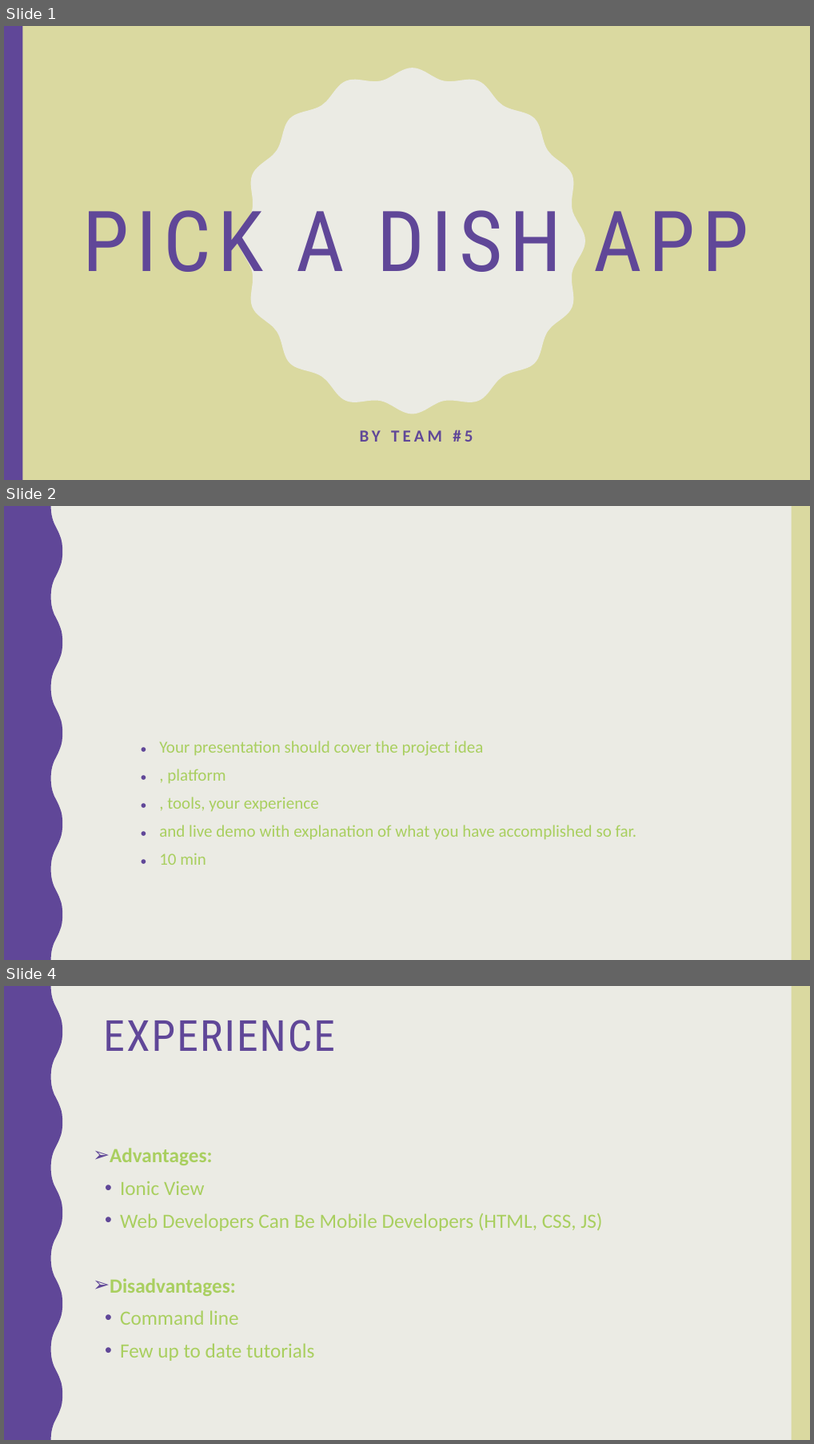
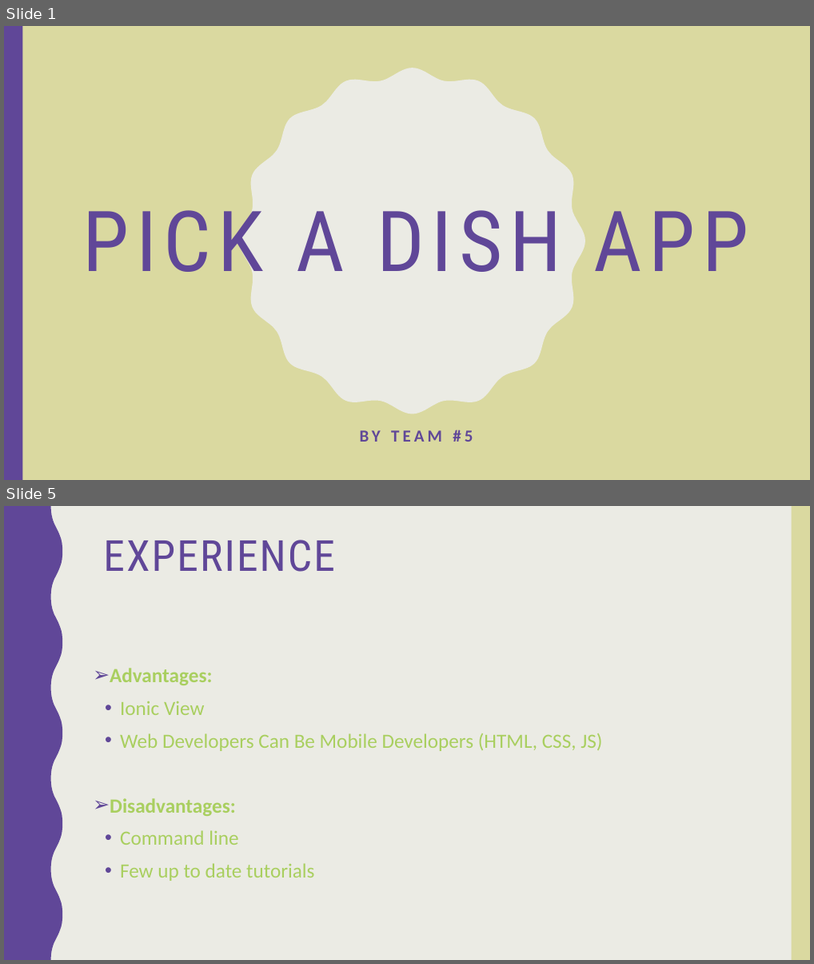
Before and after one commit to norahK/444SWE-Project, a slide deck: Pick a dish app.pptx. Shown one above the other, each under a label of ours: slides 1, 2 and 4 before the commit, slides 1 and 5 after it; the slides between them are not shown. The pictures are 814x1444 and 814x964 pixels, drawn with LibreOffice and Linux fonts; fonts in the diff are those of the drawing. Boxes give left, top, right and bottom in pixels: in the first picture for what was removed or moved away, otherwise in the second. Text is boxed around its words. In the diff, an @@ line names an element or a change of style, - is before the commit and + after.

```diff
--- a/Pick a dish app.pptx
+++ b/Pick a dish app.pptx
@@ slide 2 removed at (4,506,810,960), background #EBEBE4; not listed: 2 template elements that a slide beside it also shows @@
@@ text removed at (159,740,638,864) @@
-• Your presentation should cover the project idea
-• , platform
-• , tools, your experience
-• and live demo with explanation of what you have accomplished so far.
-• 10 min
@@ what was slide 4 is now slide 5 @@
```
Also in this commit, not shown: 6 slides added, 2 other slides removed, 3 other files.
